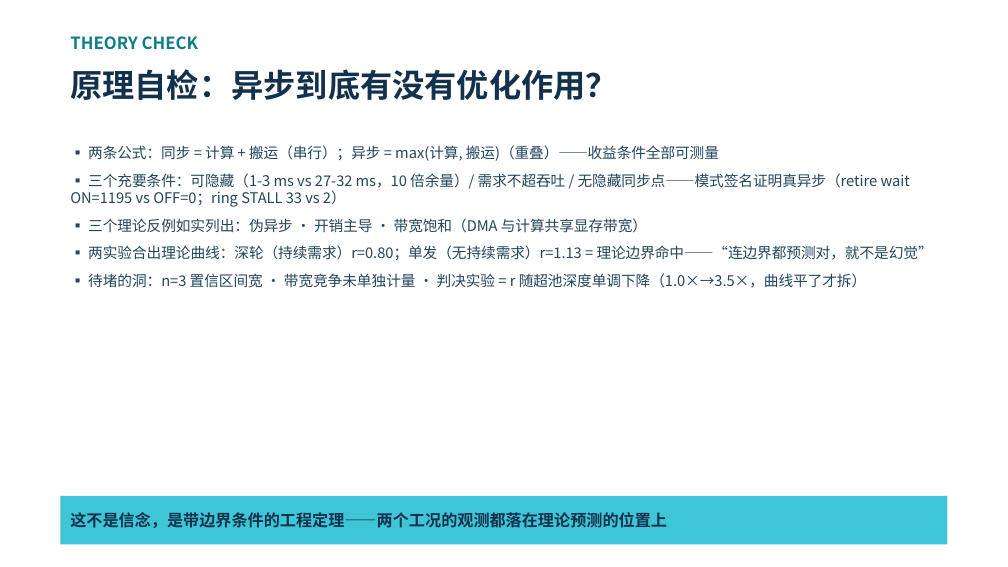
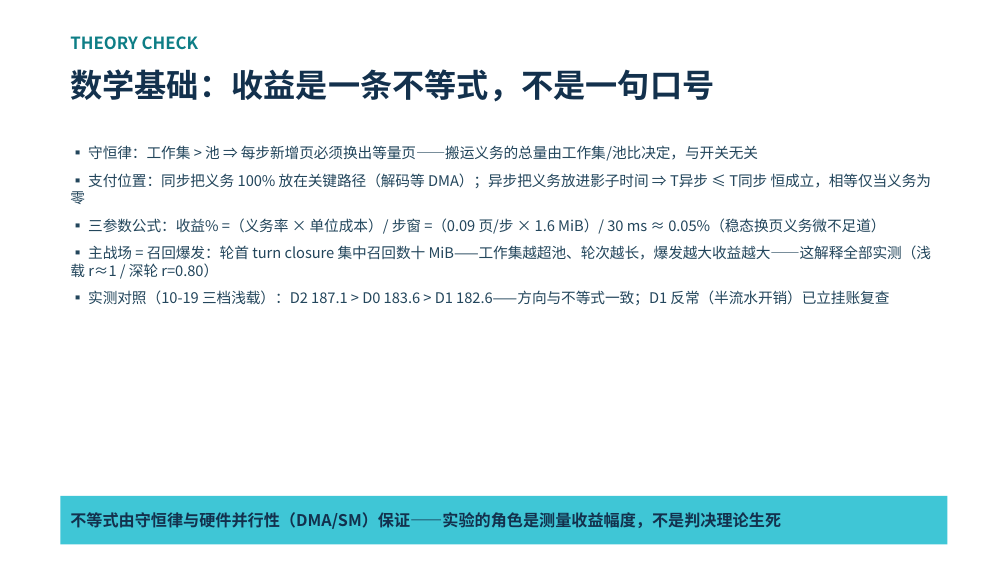
Before and after one commit to paicat1/Ninfer-KVMem-Async, a slide deck: slide 9 of docs/异步页流水-技术说明.pptx. Drawn at 1008x567 pixels with LibreOffice and Linux fonts; fonts in the diff are those of the drawing. Boxes give left, top, right and bottom in pixels: in the first picture for what was removed or moved away, otherwise in the second. Text is boxed around its words. In the diff, an @@ line names an element or a change of style, - is before the commit and + after.

Commit message:
docs(public): 原理讨论定稿为「数学基础」（非辩解式）——①守恒律（搬运义务与开关无关）②支付位置不等式（T异步≤T同步恒成立）③三参数收益公式④义务两形态（稳态 0.05% 步窗 vs 轮首召回爆发=主战场）⑤DEPTH 上限（甜蜜点 2-4 批/DEPTH=1 最差配置/硬上限=free槽+配额）+ §137 三档实测对照——MD §3.1 小节改写 + PPT p9 重写为新版并新增 p10 DEPTH LIMITS（21 页）

```diff
--- a/docs/异步页流水-技术说明.pptx
+++ b/docs/异步页流水-技术说明.pptx
@@ text at [70,69,714,102]: text changed @@
-原理自检：异步到底有没有优化作用？
+数学基础：收益是一条不等式，不是一句口号
@@ text at [70,145,932,305]: text changed @@
-▪ 两条公式：同步 = 计算 + 搬运（串行）；异步 = max(计算, 搬运)（重叠）——收益条件全部可测量
-▪ 三个充要条件：可隐藏（1-3 ms vs 27-32 ms，10 倍余量）/ 需求不超吞吐 / 无隐藏同步点——模式签名证明真异步（retire wait ON=1195 vs OFF=0；ring STALL 33 vs 2）
-▪ 三个理论反例如实列出：伪异步 · 开销主导 · 带宽饱和（DMA 与计算共享显存带宽）
-▪ 两实验合出理论曲线：深轮（持续需求）r=0.80；单发（无持续需求）r=1.13 = 理论边界命中——“连边界都预测对，就不是幻觉”
-▪ 待堵的洞：n=3 置信区间宽 · 带宽竞争未单独计量 · 判决实验 = r 随超池深度单调下降（1.0×→3.5×，曲线平了才拆）
+▪ 守恒律：工作集 > 池 ⇒ 每步新增页必须换出等量页——搬运义务的总量由工作集/池比决定，与开关无关
+▪ 支付位置：同步把义务 100% 放在关键路径（解码等 DMA）；异步把义务放进影子时间 ⇒ T异步 ≤ T同步 恒成立，相等仅当义务为零
+▪ 三参数公式：收益% =（义务率 × 单位成本）/ 步窗 =（0.09 页/步 × 1.6 MiB）/ 30 ms ≈ 0.05%（稳态换页义务微不足道）
+▪ 主战场 = 召回爆发：轮首 turn closure 集中召回数十 MiB——工作集越超池、轮次越长，爆发越大收益越大——这解释全部实测（浅载 r≈1 / 深轮 r=0.80）
+▪ 实测对照（10-19 三档浅载）：D2 187.1 > D0 183.6 > D1 182.6——方向与不等式一致；D1 反常（半流水开销）已立挂账复查
@@ text in rectangle at [70,512,781,529]: text changed @@
-这不是信念，是带边界条件的工程定理——两个工况的观测都落在理论预测的位置上
+不等式由守恒律与硬件并行性（DMA/SM）保证——实验的角色是测量收益幅度，不是判决理论生死
```
Also in this commit, not shown: 1 slide added, 1 other file.
